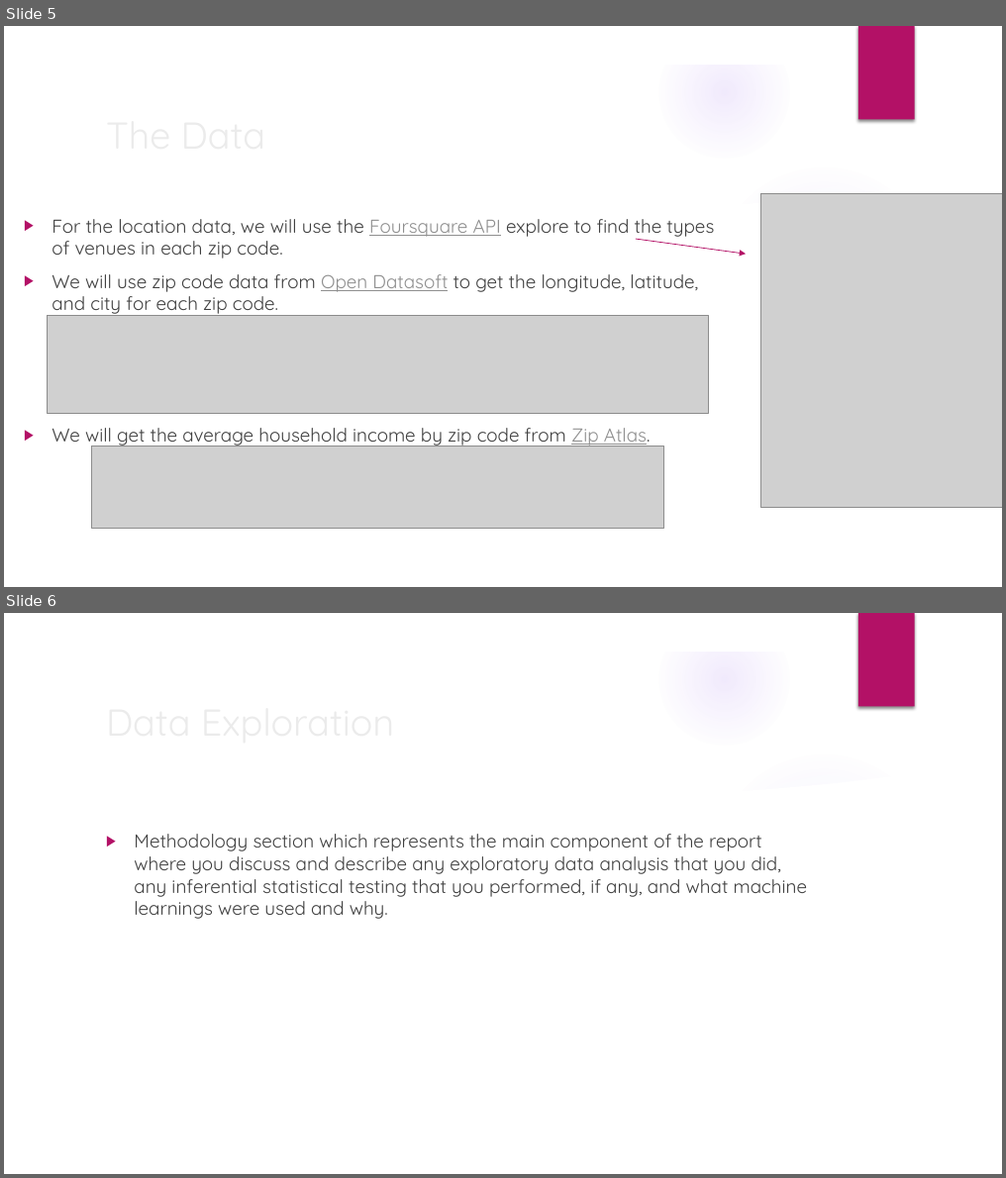
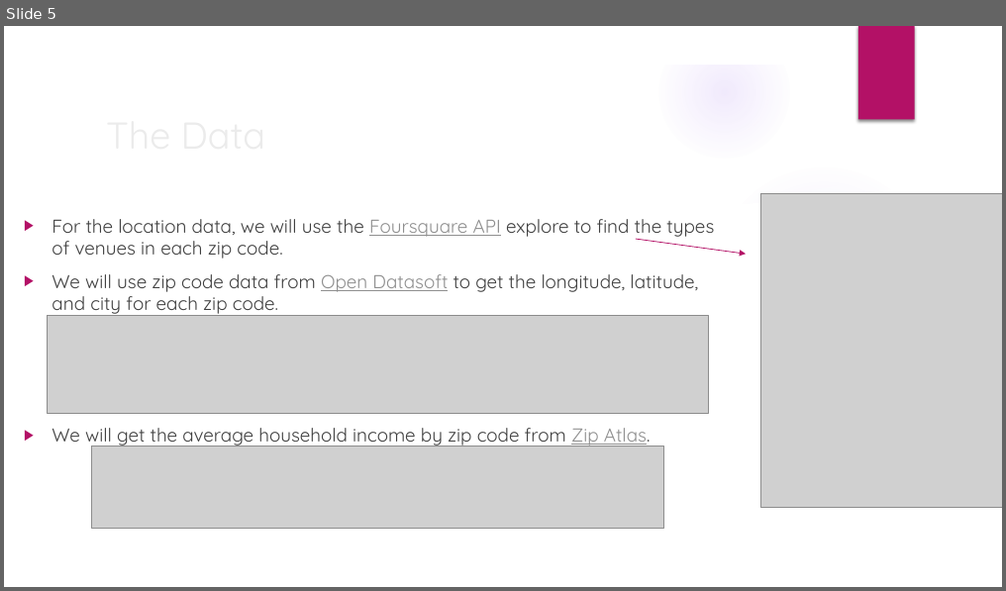
Before and after one commit to emhalls/Capstone, a slide deck: EHallstrom Applied Data Science Capstone.pptx. Shown one above the other, each under a label of ours: slides 5 and 6 before the commit, slide 5 after it. The pictures are 1006x1178 and 1006x591 pixels, drawn with LibreOffice and Linux fonts; fonts in the diff are those of the drawing; grey boxes stand for pictures; background and template pictures are left out. Boxes give left, top, right and bottom in pixels: in the first picture for what was removed or moved away, otherwise in the second. Text is boxed around its words. In the diff, an @@ line names an element or a change of style, - is before the commit and + after.

```diff
--- a/EHallstrom Applied Data Science Capstone.pptx
+++ b/EHallstrom Applied Data Science Capstone.pptx
@@ slide 6 removed at bbox=[4, 613, 1002, 1174], background picture (left out); not listed: 9 template elements that a slide beside it also shows @@
@@ text removed at bbox=[134, 834, 808, 919] @@
-▶ Methodology section which represents the main component of the report where you discuss and describe any exploratory data analysis that you did, any inferential statistical testing that you performed, if any, and what machine learnings were used and why.
@@ title removed at bbox=[554, 851, 595, 870] @@
-Data Exploration
```
Also in this commit, not shown: 5 slides changed, 2 slides added, 1 other slide removed, 1 other file.
